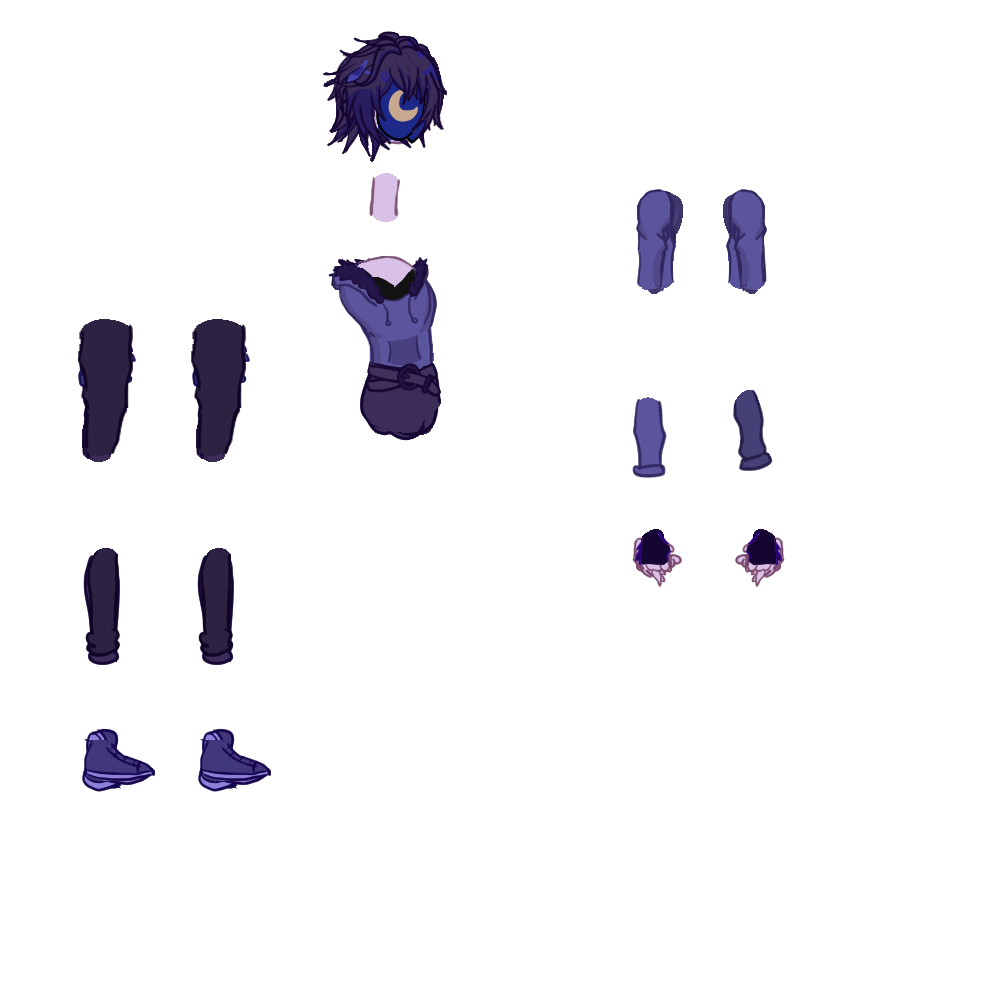
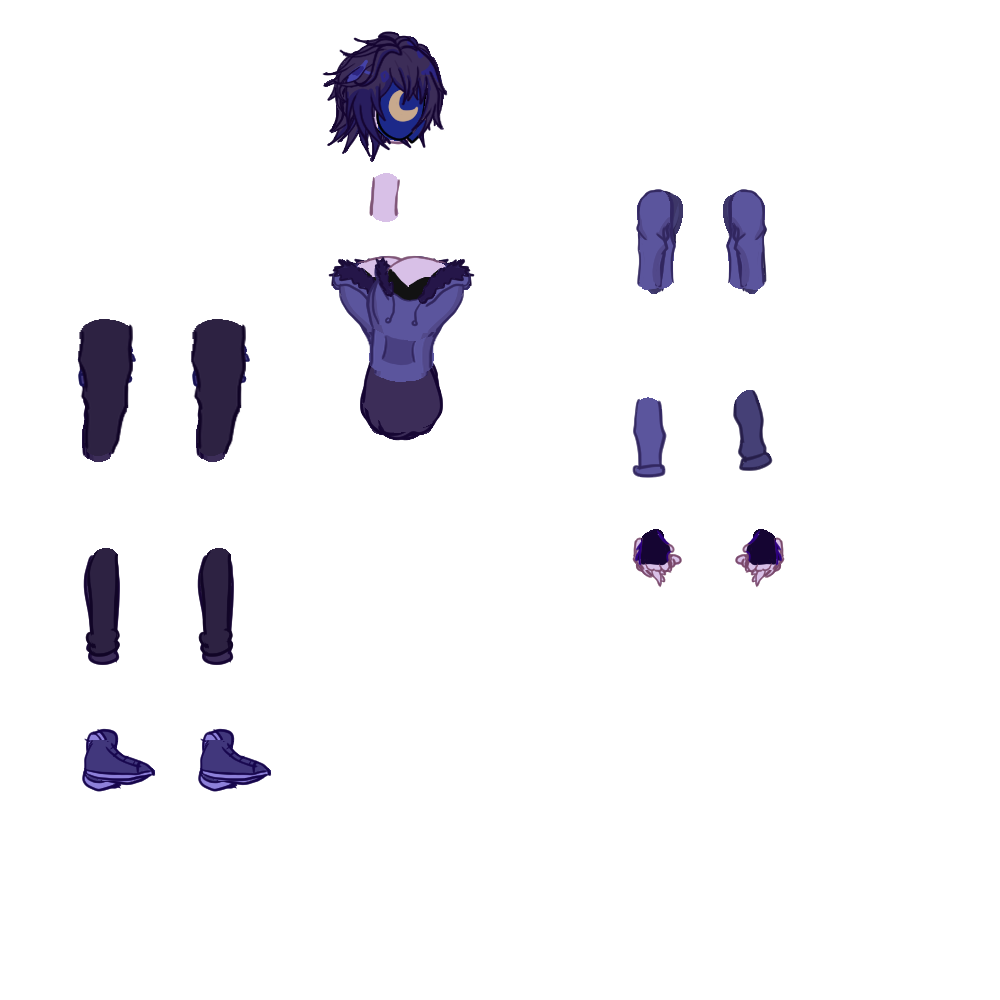
The second 1000x1000 image is a revision of the first. Changes to its layers:
added group "UpperTorsoFlipped" with 3 layers above "MidTorso Flipped" over (x1=366, y1=255, x2=475, y2=341)
added layer "UpperTorso3_4 Flipped" in group "UpperTorsoFlipped" over (x1=371, y1=255, x2=471, y2=333)
added layer "UpperTorsoSide Flipped" in group "UpperTorsoFlipped" over (x1=377, y1=258, x2=475, y2=341)
added layer "UpperTorsoBack Flipped" in group "UpperTorsoFlipped" over (x1=366, y1=262, x2=455, y2=338)
added group "MidTorso Flipped" with 3 layers above "LowerTorso Flipped" over (x1=369, y1=294, x2=443, y2=382)
added layer "MidTorso3_4 Flipped" in group "MidTorso Flipped" over (x1=369, y1=298, x2=443, y2=375)
added layer "MidTorsoSide Flipped" in group "MidTorso Flipped" over (x1=379, y1=294, x2=438, y2=375)
added layer "MidTorsoBack Flipped" in group "MidTorso Flipped" over (x1=370, y1=301, x2=443, y2=382)
added group "LowerTorso Flipped" with 3 layers above "UpperTorso" over (x1=362, y1=345, x2=443, y2=441)
added layer "LowerTorso3_4 Flipped" in group "LowerTorso Flipped" over (x1=362, y1=345, x2=443, y2=433)
added layer "LowerTorsoSide Flipped" in group "LowerTorso Flipped" over (x1=373, y1=348, x2=439, y2=436)
added layer "LowerTorsoBack Copy" in group "LowerTorso Flipped" over (x1=364, y1=350, x2=440, y2=441)
